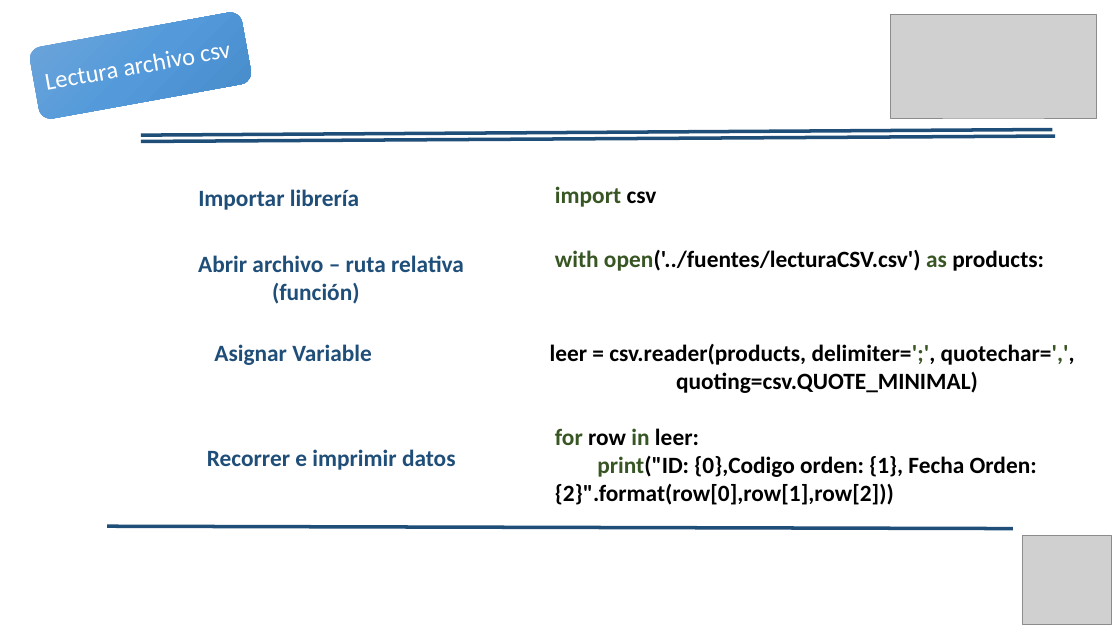
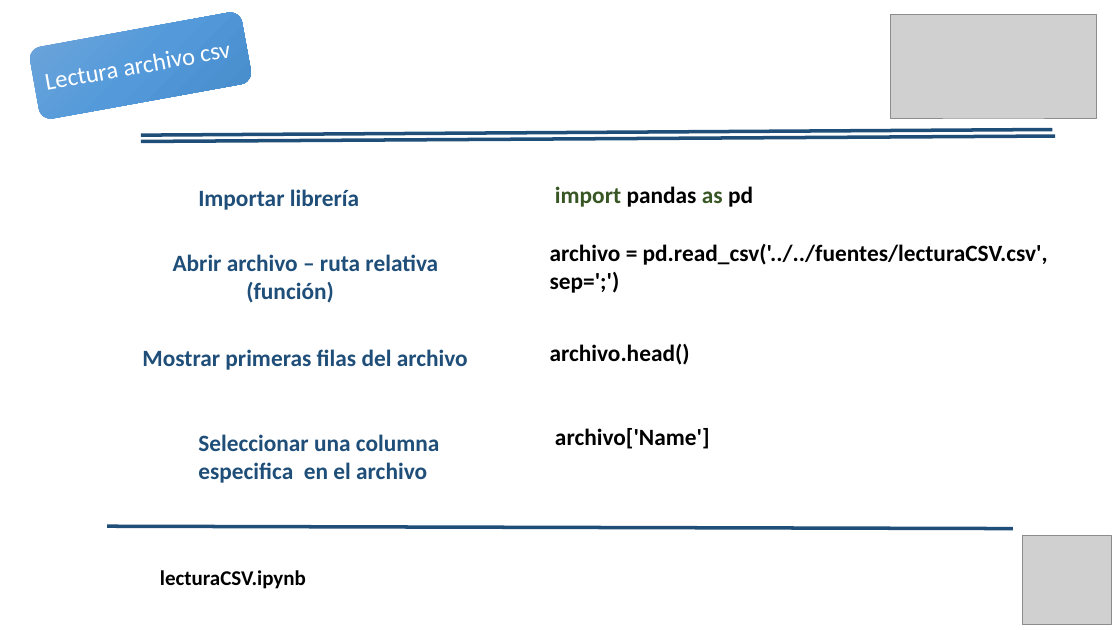
Before and after one commit to Duvandres19/Analitica_Python, a slide deck: slide 14 of Curso_Analitica_LecturaFuentesDatos.pptx. Drawn at 1120x630 pixels with LibreOffice and Linux fonts; fonts in the diff are those of the drawing; grey boxes stand for pictures; background and template pictures are left out. Boxes give left, top, right and bottom in pixels: in the first picture for what was removed or moved away, otherwise in the second. Text is boxed around its words. In the diff, an @@ line names an element or a change of style, - is before the commit and + after.

```diff
--- a/Curso_Analitica_LecturaFuentesDatos.pptx
+++ b/Curso_Analitica_LecturaFuentesDatos.pptx
@@ text at box(555, 186, 753, 207): text changed @@
-  import csv
+  import pandas as pd
@@ text "Abrir archivo – ruta relativa": place and size @@
-text "Abrir archivo – ruta relativa" at box(198, 255, 464, 304)
+text "Abrir archivo – ruta relativa" at box(173, 254, 438, 303)
@@ text at box(550, 244, 1048, 293): text changed @@
-  with open('../fuentes/lecturaCSV.csv') as products:
+  archivo = pd.read_csv('../../fuentes/lecturaCSV.csv', sep=';')
@@ text at box(142, 349, 468, 370): text changed @@
-Asignar Variable
+Mostrar primeras filas del archivo
@@ text at box(550, 344, 690, 365): text changed @@
-  leer = csv.reader(products, delimiter=';', quotechar=',',
-  quoting=csv.QUOTE_MINIMAL)
+  archivo.head()
@@ text at box(198, 434, 440, 483): text changed @@
-Recorrer e imprimir datos
+Seleccionar una columna
+especifica en el archivo
@@ text at box(555, 428, 710, 449): text changed @@
-  for row in leer:
-  print("ID: {0},Codigo orden: {1}, Fecha Orden: {2}".format(row[0],row[1],row[2]))
+  archivo['Name']
@@ text added at box(160, 570, 306, 589), 18 pt, text #000000, bold @@
+lecturaCSV.ipynb
```
Also in this commit, not shown: 16 other slides changed, 2 slides added, 1 slide removed, 31 other files.
